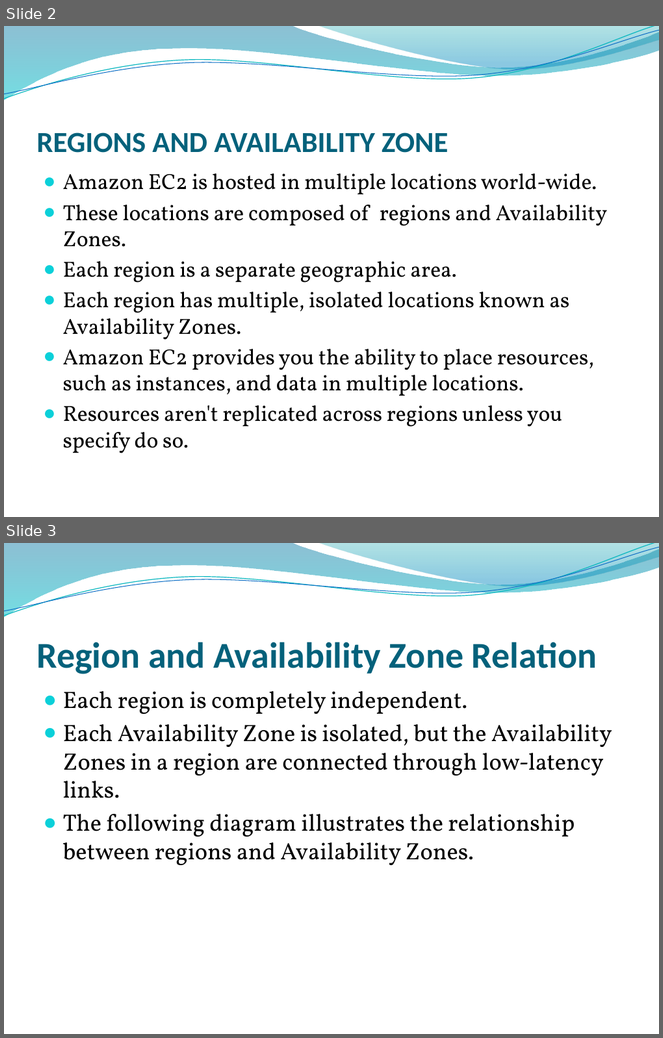
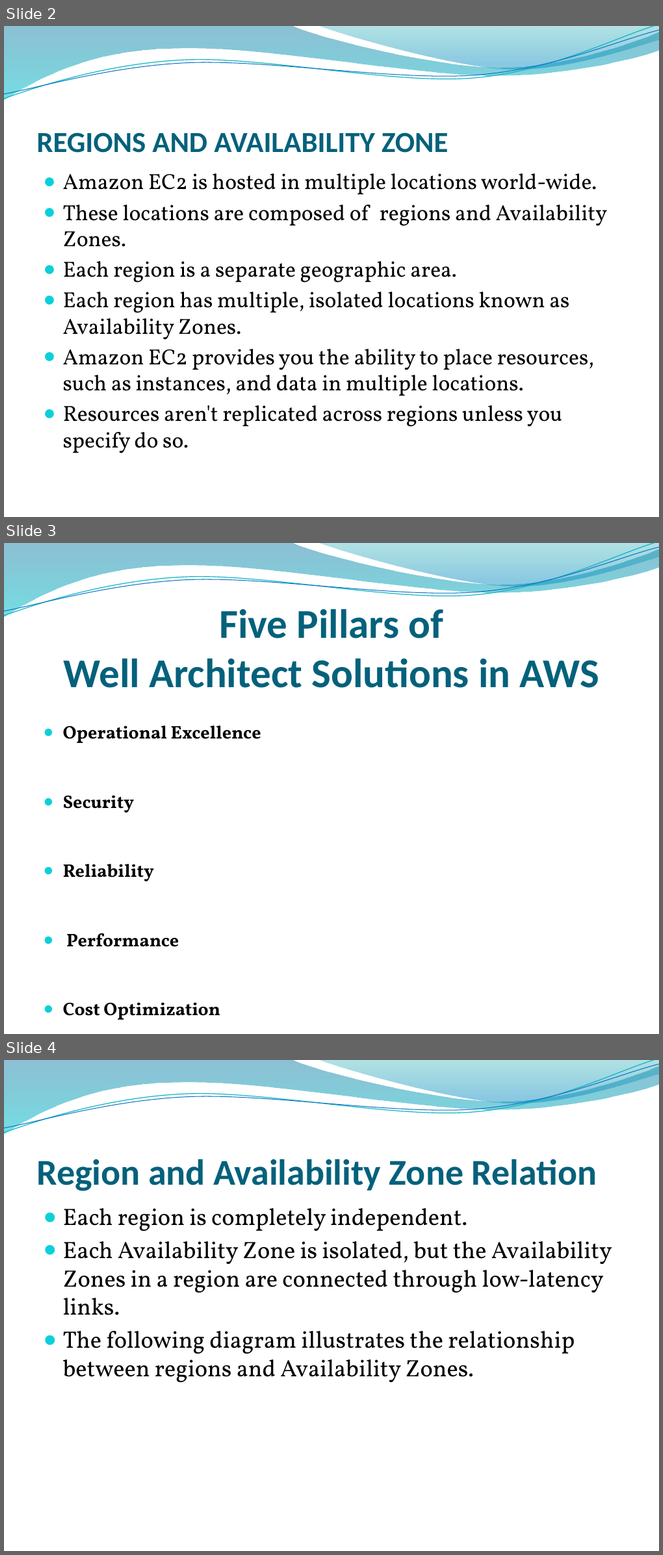
Before and after one commit to godwillngwanah/AWS-Sol-Arch-02, a slide deck: Batch-03/Proff Lecture Material/2. INTRODUCTION TO AWS.pptx. Shown one above the other, each under a label of ours: slides 2 and 3 before the commit, slides 2, 3 and 4 after it. The pictures are 663x1038 and 663x1555 pixels, drawn with LibreOffice and Linux fonts; fonts in the diff are those of the drawing; background and template pictures are left out. Boxes give left, top, right and bottom in pixels: in the first picture for what was removed or moved away, otherwise in the second. Text is boxed around its words. In the diff, an @@ line names an element or a change of style, - is before the commit and + after.

```diff
--- a/Batch-03/Proff Lecture Material/2. INTRODUCTION TO AWS.pptx
+++ b/Batch-03/Proff Lecture Material/2. INTRODUCTION TO AWS.pptx
@@ slide 3 added at <box>4,543,659,1034</box>, background picture (left out); not listed: 4 template elements that a slide beside it also shows @@
@@ title added at <box>64,609,599,688</box>, 45 pt, text #04617B, bold @@
+Five Pillars of
+Well Architect Solutions in AWS
@@ text added at <box>63,726,261,1020</box>, 20 pt, text #000000, bold @@
+● Operational Excellence
+● Security
+● Reliability
+● Performance
+● Cost Optimization
@@ what was slide 3 is now slide 4 @@
```
Also in this commit, not shown: 1 other file.
